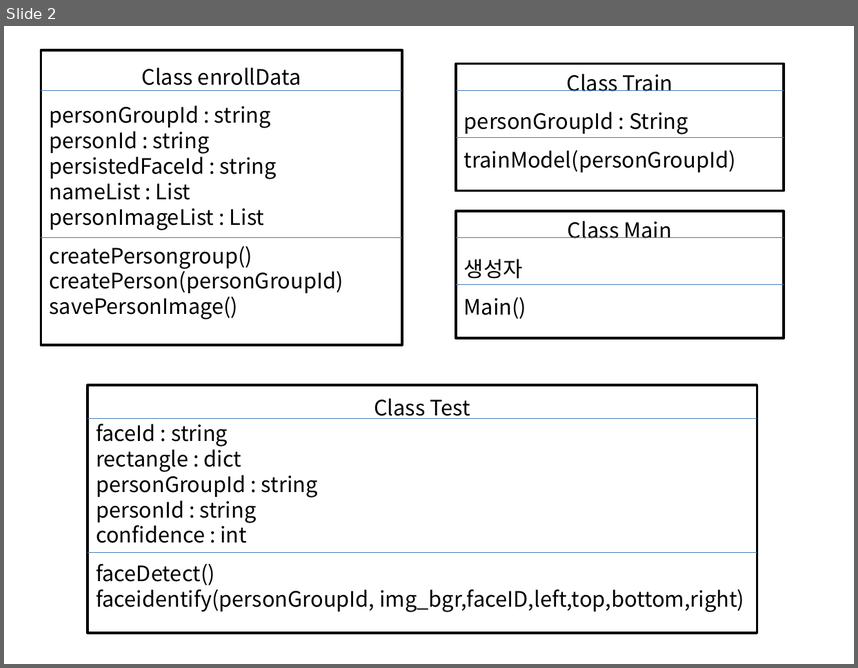
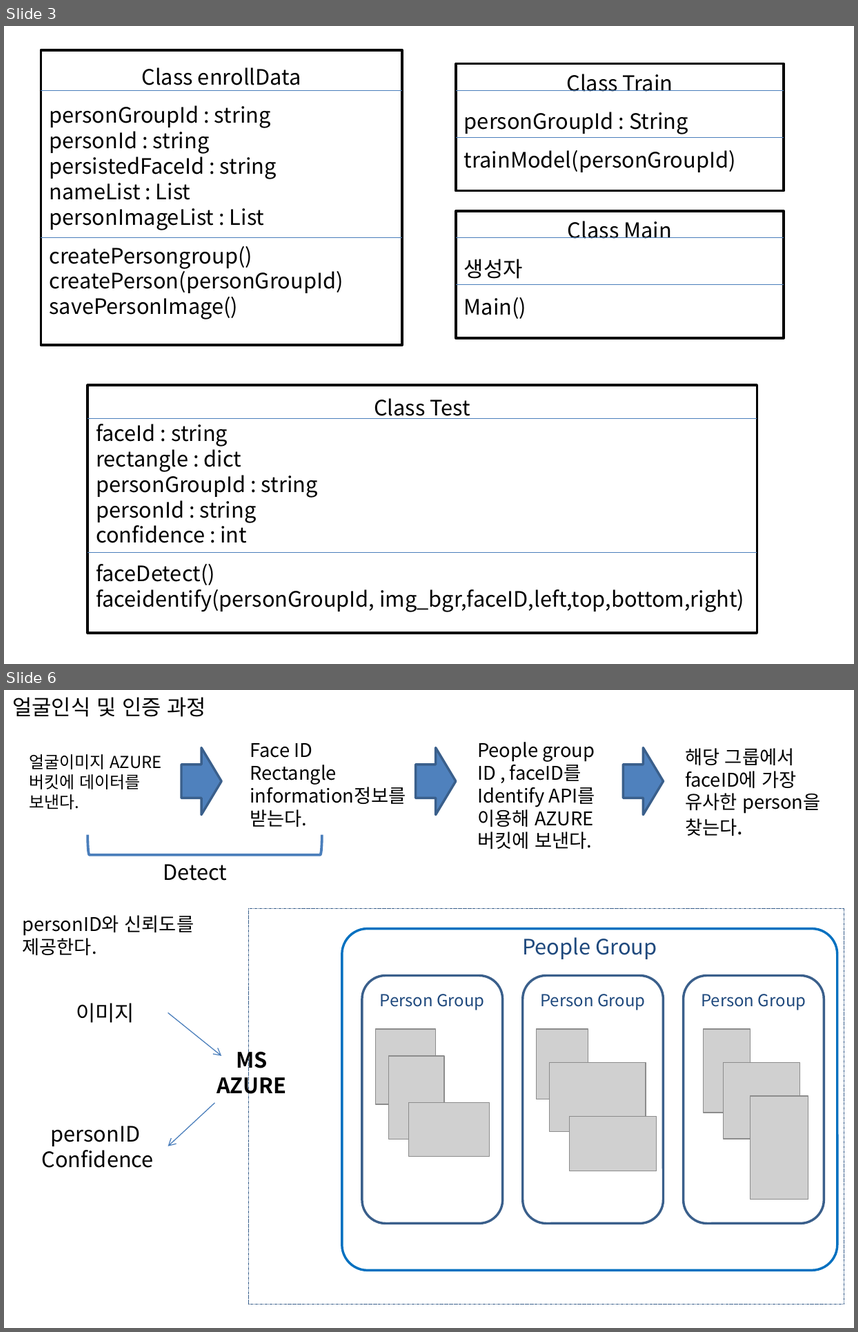
Before and after one commit to Jung-ayun/CJ_Intern, a slide deck: USER CASE DIAGRAM.pptx. Shown one above the other, each under a label of ours: slide 2 before the commit, slides 3 and 6 after it; the slides between them are not shown. The pictures are 858x668 and 858x1332 pixels, drawn with LibreOffice and Linux fonts; fonts in the diff are those of the drawing; grey boxes stand for pictures. Boxes give left, top, right and bottom in pixels: in the first picture for what was removed or moved away, otherwise in the second. Text is boxed around its words. In the diff, an @@ line names an element or a change of style, - is before the commit and + after.

```diff
--- a/USER CASE DIAGRAM.pptx
+++ b/USER CASE DIAGRAM.pptx
@@ slide 6 added at box(4, 690, 854, 1328), background #FFFFFF @@
@@ text added at box(12, 697, 206, 717), 18 pt, text #000000 @@
+얼굴인식 및 인증 과정
@@ right arrow added at box(181, 748, 221, 815), fill #4F81BD, outline #3A5F8C 2 pt @@
@@ text added at box(250, 743, 406, 827), 16 pt, text #000000 @@
+Face ID
+Rectangle information정보를 받는다.
@@ right arrow added at box(415, 748, 455, 815), fill #4F81BD, outline #3A5F8C 2 pt @@
@@ text added at box(477, 742, 595, 849), 16 pt, text #000000 @@
+People group ID , faceID를 Identify API를 이용해 AZURE 버킷에 보낸다.
@@ right arrow added at box(623, 748, 663, 815), fill #4F81BD, outline #3A5F8C 2 pt @@
@@ text added at box(685, 748, 821, 836), 16 pt, text #000000 @@
+해당 그룹에서 faceID에 가장 유사한 person을 찾는다.
@@ text added at box(29, 754, 162, 809), 14 pt, text #000000 @@
+얼굴이미지 AZURE 버킷에 데이터를 보낸다.
@@ right bracket added at box(87, 834, 322, 855), outline #4B7EBC 2.25 pt @@
@@ text added at box(163, 864, 227, 880), 18 pt, text #000000 @@
+Detect
@@ text added at box(23, 915, 194, 956), 16 pt, text #000000 @@
+personID와 신뢰도를 제공한다.
@@ rectangle added at box(248, 909, 844, 1304), fill #FFFFFF, outline #3A5F8C 0.25 pt dashed @@
@@ rounded rectangle added at box(342, 929, 838, 1270), outline #0070C0 2 pt, 18 pt, text #1F497D @@
+People Group
@@ rounded rectangle added at box(362, 976, 502, 1223), outline #3A5F8C 2 pt, 14 pt, text #1F497D @@
+Person Group
@@ rounded rectangle added at box(523, 976, 663, 1223), outline #3A5F8C 2 pt, 14 pt, text #1F497D @@
+Person Group
@@ rounded rectangle added at box(683, 976, 824, 1223), outline #3A5F8C 2 pt, 14 pt, text #1F497D @@
+Person Group
@@ text added at box(76, 1003, 134, 1023), 18 pt, text #000000 @@
+이미지
@@ arrow added from (168, 1012) to (221, 1056), #4B7EBC 0.75 pt @@
@@ picture added at box(375, 1029, 436, 1104) @@
@@ picture added at box(536, 1029, 588, 1099) @@
@@ picture added at box(704, 1029, 751, 1112) @@
@@ text added at box(217, 1046, 286, 1098), 18 pt, text #000000, bold @@
+MS AZURE
@@ picture added at box(389, 1056, 444, 1138) @@
@@ picture added at box(550, 1063, 646, 1131) @@
@@ picture added at box(723, 1063, 800, 1138) @@
@@ arrow added from (215, 1103) to (168, 1145), #4B7EBC 0.75 pt @@
@@ picture added at box(408, 1103, 488, 1156) @@
@@ picture added at box(751, 1096, 808, 1199) @@
@@ picture added at box(569, 1116, 656, 1171) @@
@@ text added at box(41, 1125, 153, 1167), 18 pt, text #000000 @@
+personID
+Confidence
@@ what was slide 2 is now slide 3 @@
```
Also in this commit, not shown: 2 slides changed, 2 other slides added, 1 other file.
